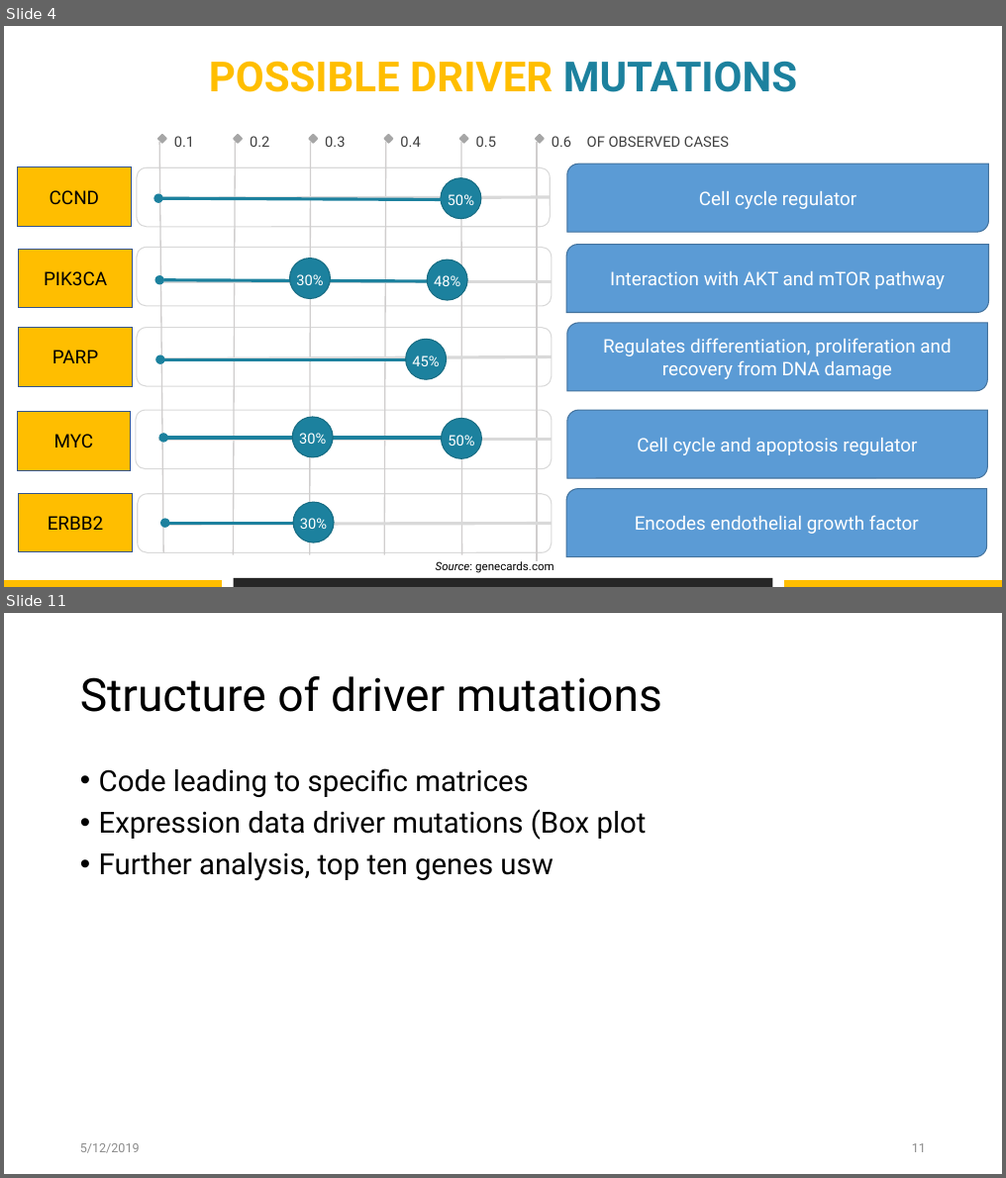
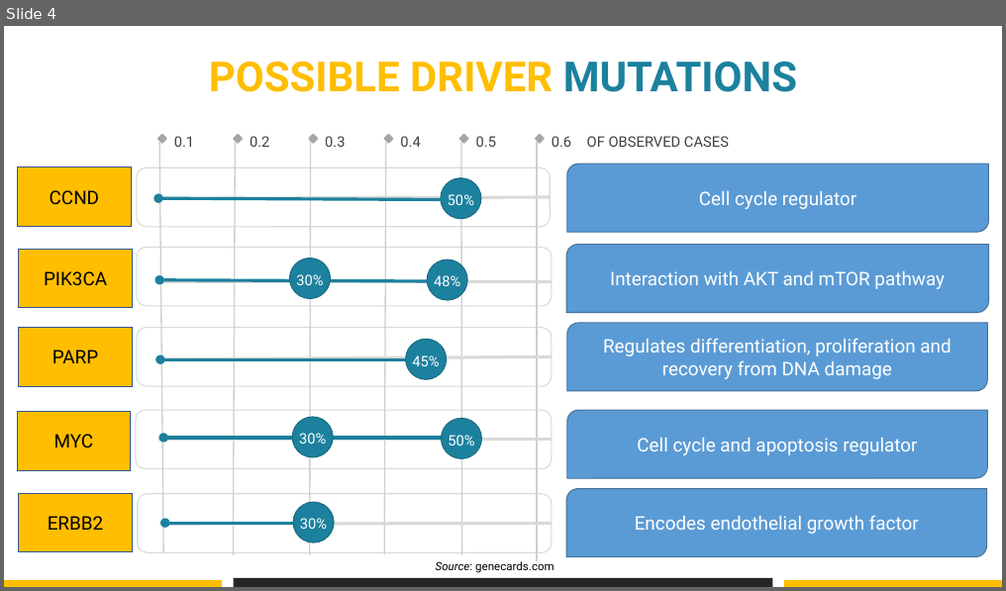
Before and after one commit to datascience-mobi/group-04-project-1-4, a slide deck: Project proposal_presentation_V1.pptx. Shown one above the other, each under a label of ours: slides 4 and 11 before the commit, slide 4 after it; the slides between them are not shown. The pictures are 1006x1178 and 1006x591 pixels, drawn with LibreOffice and Linux fonts; fonts in the diff are those of the drawing. Boxes give left, top, right and bottom in pixels: in the first picture for what was removed or moved away, otherwise in the second. Text is boxed around its words. In the diff, an @@ line names an element or a change of style, - is before the commit and + after.

```diff
--- a/Project proposal_presentation_V1.pptx
+++ b/Project proposal_presentation_V1.pptx
@@ slide 11 removed at (4, 613, 1002, 1174), background #FFFFFF @@
@@ title removed at (80, 676, 662, 712) @@
-Structure of driver mutations
@@ text removed at (99, 768, 647, 881) @@
-• Code leading to specific matrices
-• Expression data driver mutations (Box plot
-• Further analysis, top ten genes usw
@@ text removed at (80, 1144, 140, 1154) @@
-5/12/2019
@@ page number removed at (912, 1144, 926, 1153) @@
-11
```
Also in this commit, not shown: 18 slides changed, 3 slides added, 10 other slides removed.
